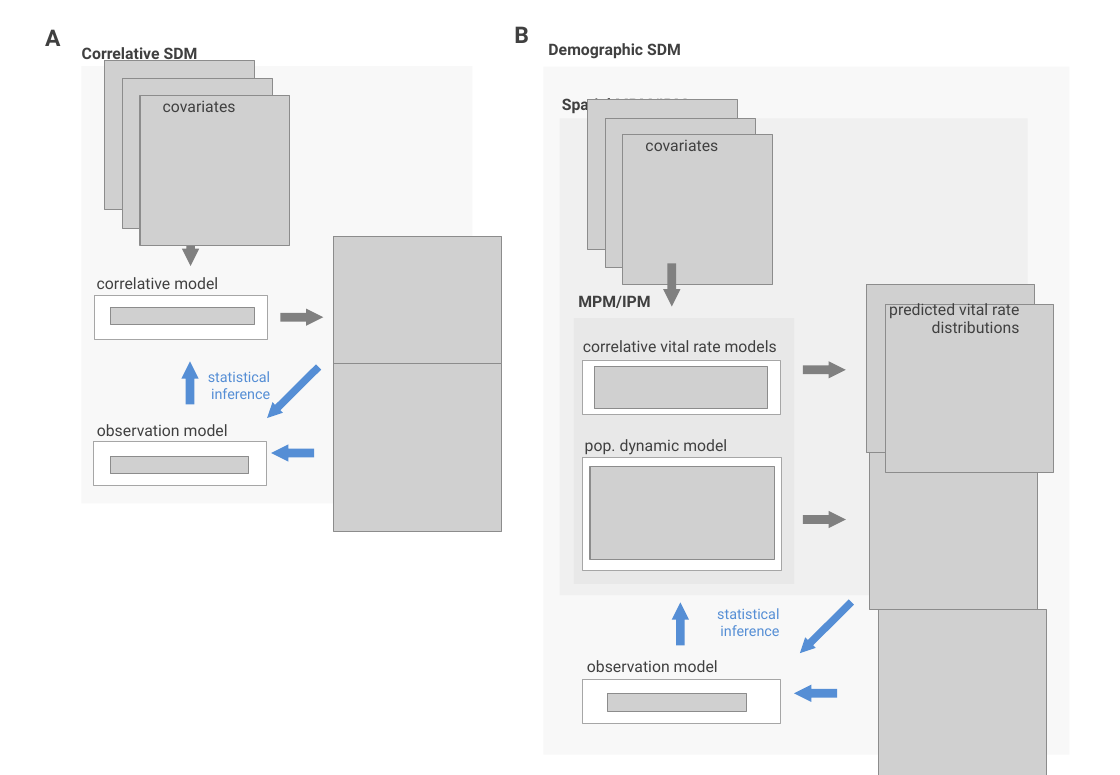
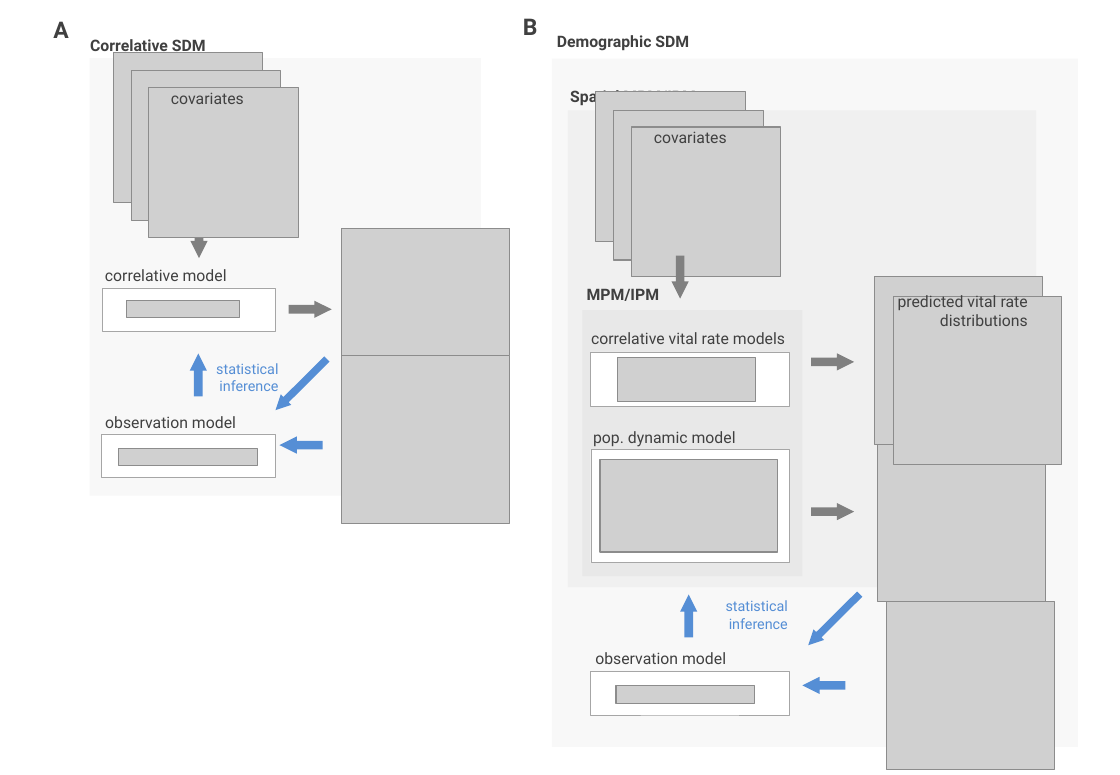
Before and after one commit to goldingn/dsdm_paper, a slide deck: slide 1 of schematic/schematic.pptx. Drawn at 1120x775 pixels with LibreOffice and Linux fonts; fonts in the diff are those of the drawing; grey boxes stand for pictures. Boxes give left, top, right and bottom in pixels: in the first picture for what was removed or moved away, otherwise in the second. Text is boxed around its words. In the diff, an @@ line names an element or a change of style, - is before the commit and + after.

Commit message:
update schematic in line with new model

```diff
--- a/schematic/schematic.pptx
+++ b/schematic/schematic.pptx
@@ picture removed at (111,308,254,326) @@
@@ picture added at (127,300,240,317) @@
@@ 6 pictures, 5 right arrows, 4 texts, 2 rectangles: place and size @@
-6 pictures, 5 right arrows, 4 texts, 2 rectangles at (97,60,1070,755)
+6 pictures, 5 right arrows, 4 texts, 2 rectangles at (105,53,1079,748)
@@ picture: place and size @@
-picture at (595,367,768,408)
+picture at (617,358,756,402)
@@ picture: place and size @@
-picture at (591,466,776,561)
+picture at (600,460,778,552)
@@ 12 texts, 8 pictures, 7 rectangles, 6 right arrows: place and size @@
-12 texts, 8 pictures, 7 rectangles, 6 right arrows at (45,26,1054,775)
+12 texts, 8 pictures, 7 rectangles, 6 right arrows at (53,18,1062,770)
```
Also in this commit, not shown: 1 other file.
